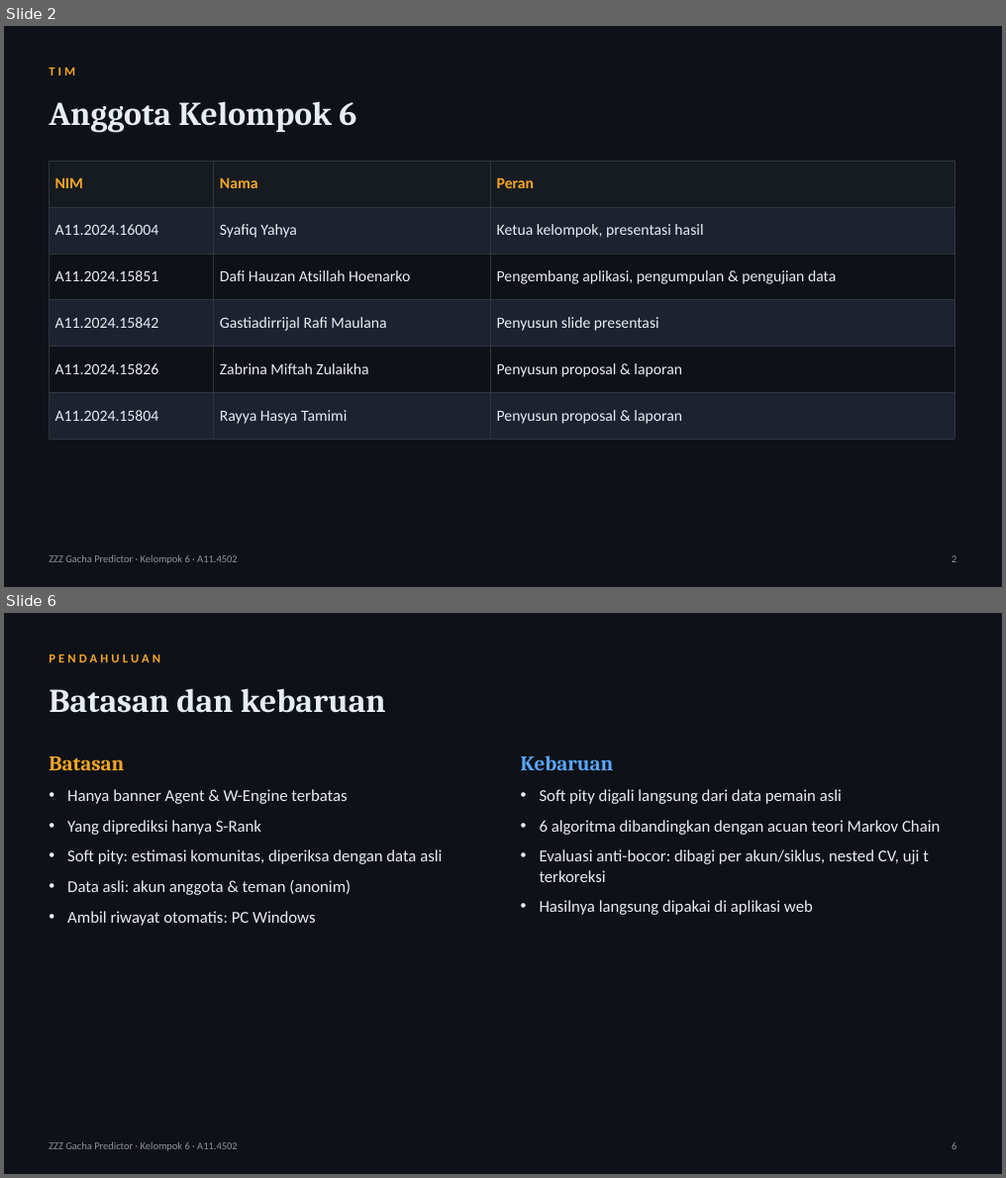
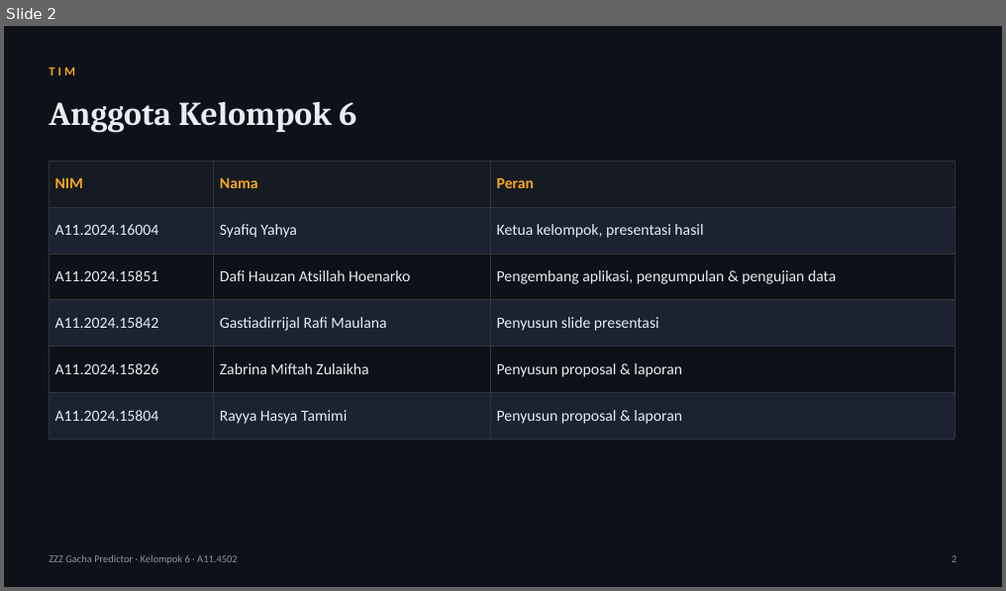
Before and after one commit to tehgeii/project-data-mining, a slide deck: docs/tugas/UTS_Slide_Kelompok6_A11.4502.pptx. Shown one above the other, each under a label of ours: slides 2 and 6 before the commit, slide 2 after it; the slides between them are not shown. The pictures are 1006x1178 and 1006x591 pixels, drawn with LibreOffice and Linux fonts; fonts in the diff are those of the drawing. Boxes give left, top, right and bottom in pixels: in the first picture for what was removed or moved away, otherwise in the second. Text is boxed around its words. In the diff, an @@ line names an element or a change of style, - is before the commit and + after.

Commit message:
Ringkas slide UTS jadi 11 slide sesuai proposal kelompok dan batas video 5-10 menit
Judul, rumusan masalah, penelitian terdahulu, kebaruan, data, metode, dan hasil
yang diharapkan di slide UTS kini mengikuti proposal UTS yang dikumpulkan
kelompok. Naskah pembicara sekitar 9,5 menit sesuai panduan UTS dari dosen.
Panduan pengumpulan ikut diperbarui: ketentuan proposal .docx, slide .pptx,
video 5-10 menit, dan PDF proposal maksimal 5 MB untuk Kulino.

```diff
--- a/docs/tugas/UTS_Slide_Kelompok6_A11.4502.pptx
+++ b/docs/tugas/UTS_Slide_Kelompok6_A11.4502.pptx
@@ slide 6 removed at <box>4,613,1002,1174</box>, background #0E1117 @@
@@ text removed at <box>49,655,160,663</box> @@
-PENDAHULUAN
@@ text removed at <box>49,688,386,713</box> @@
-Batasan dan kebaruan
@@ text removed at <box>49,757,124,770</box> @@
-Batasan
@@ text removed at <box>521,756,614,770</box> @@
-Kebaruan
@@ text removed at <box>67,789,442,926</box> @@
-• Hanya banner Agent & W-Engine terbatas
-• Yang diprediksi hanya S-Rank
-• Soft pity: estimasi komunitas, diperiksa dengan data asli
-• Data asli: akun anggota & teman (anonim)
-• Ambil riwayat otomatis: PC Windows
@@ text removed at <box>540,789,940,915</box> @@
-• Soft pity digali langsung dari data pemain asli
-• 6 algoritma dibandingkan dengan acuan teori Markov Chain
-• Evaluasi anti-bocor: dibagi per akun/siklus, nested CV, uji t terkoreksi
-• Hasilnya langsung dipakai di aplikasi web
@@ text removed at <box>49,1143,238,1152</box> @@
-ZZZ Gacha Predictor · Kelompok 6 · A11.4502
@@ text removed at <box>951,1143,956,1150</box> @@
-6
```
Also in this commit, not shown: 3 slides changed, 6 slides added, 13 other slides removed, 2 other files.
